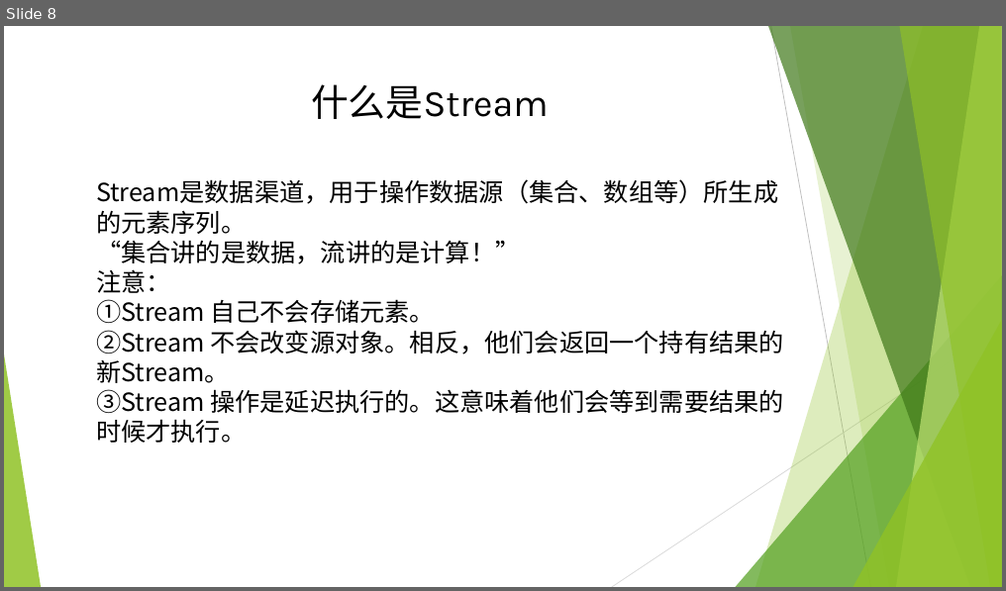
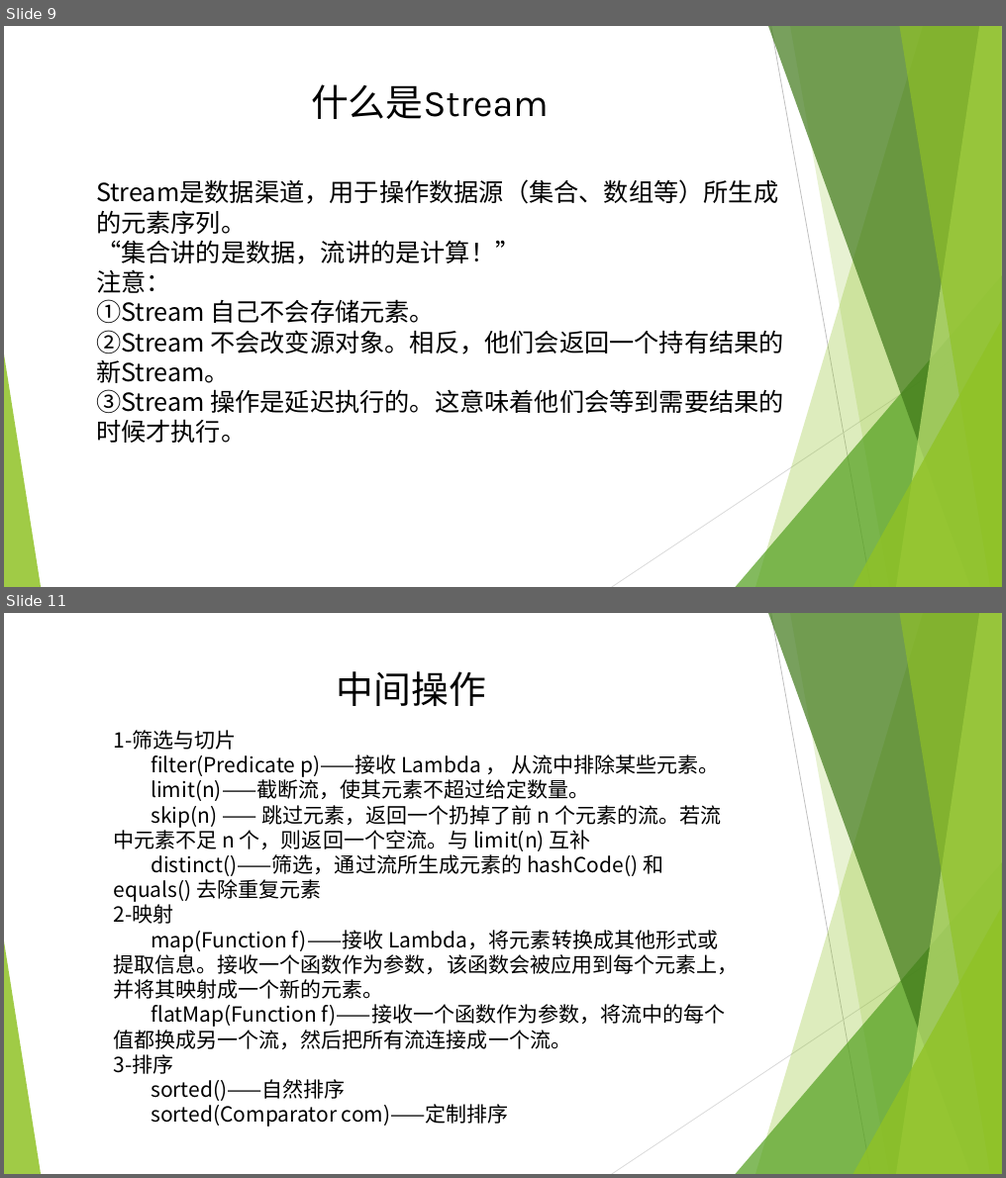
Before and after one commit to lsl645031854/ppt, a slide deck: Lambda表达式和Stream API.pptx. Shown one above the other, each under a label of ours: slide 8 before the commit, slides 9 and 11 after it; the slides between them are not shown. The pictures are 1006x591 and 1006x1178 pixels, drawn with LibreOffice and Linux fonts; fonts in the diff are those of the drawing. Boxes give left, top, right and bottom in pixels: in the first picture for what was removed or moved away, otherwise in the second. Text is boxed around its words. In the diff, an @@ line names an element or a change of style, - is before the commit and + after.

```diff
--- a/Lambda表达式和Stream API.pptx
+++ b/Lambda表达式和Stream API.pptx
@@ slide 11 added at [4,613,1002,1174], background #FFFFFF; not listed: 10 template elements that a slide beside it also shows @@
@@ title added at [337,671,486,706], 36 pt, text #000000 @@
+中间操作
@@ text added at [113,730,738,1127], 20 pt, text #000000 @@
+1-筛选与切片
+filter(Predicate p)——接收 Lambda ， 从流中排除某些元素。
+limit(n)——截断流，使其元素不超过给定数量。
+skip(n) —— 跳过元素，返回一个扔掉了前 n 个元素的流。若流中元素不足 n 个，则返回一个空流。与 limit(n) 互补
+distinct()——筛选，通过流所生成元素的 hashCode() 和 equals() 去除重复元素
+2-映射
+map(Function f)——接收 Lambda，将元素转换成其他形式或提取信息。接收一个函数作为参数，该函数会被应用到每个元素上，并将其映射成一个新的元素。
+flatMap(Function f)——接收一个函数作为参数，将流中的每个值都换成另一个流，然后把所有流连接成一个流。
+3-排序
+sorted()——自然排序
+sorted(Comparator com)——定制排序
@@ what was slide 8 is now slide 9 @@
```
Also in this commit, not shown: 3 slides changed, 3 other slides added, 1 other file.
